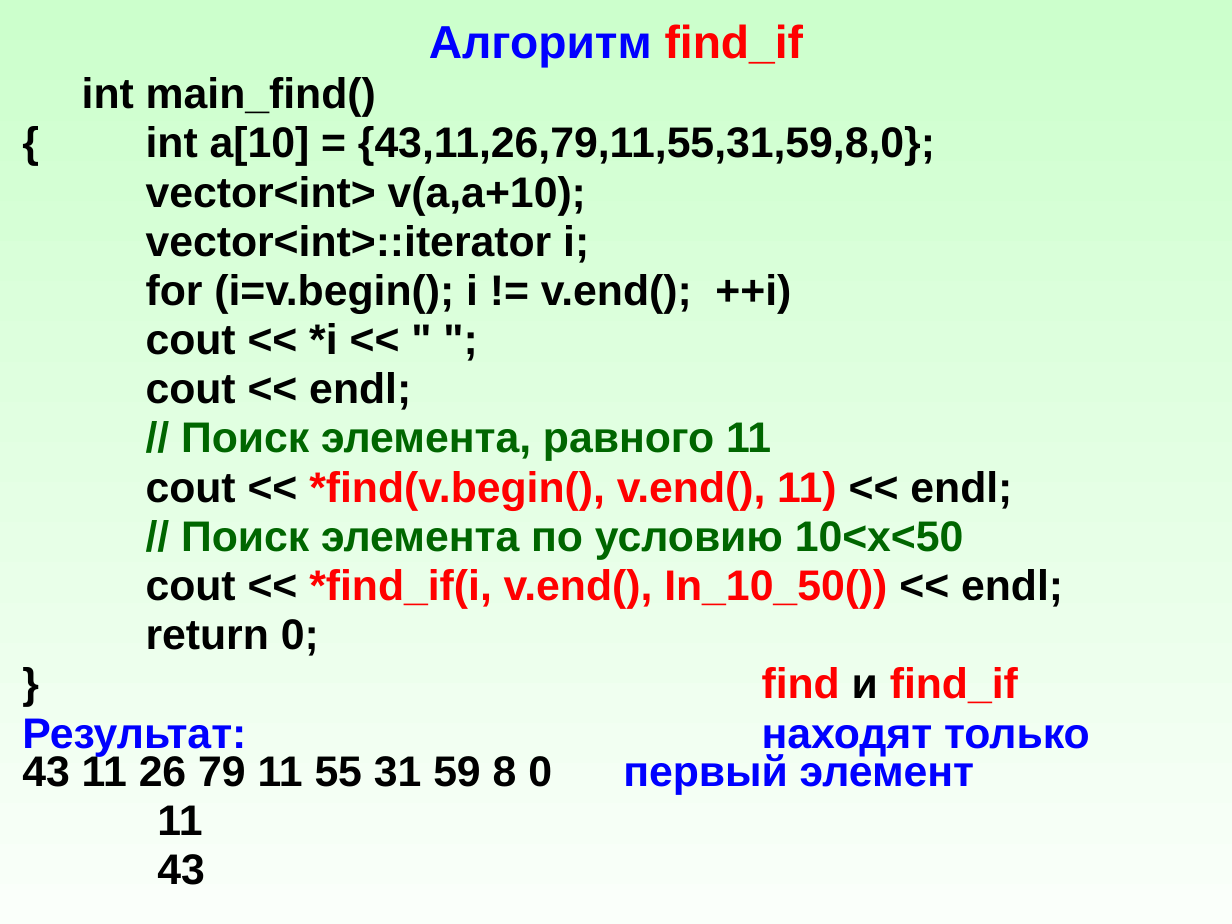
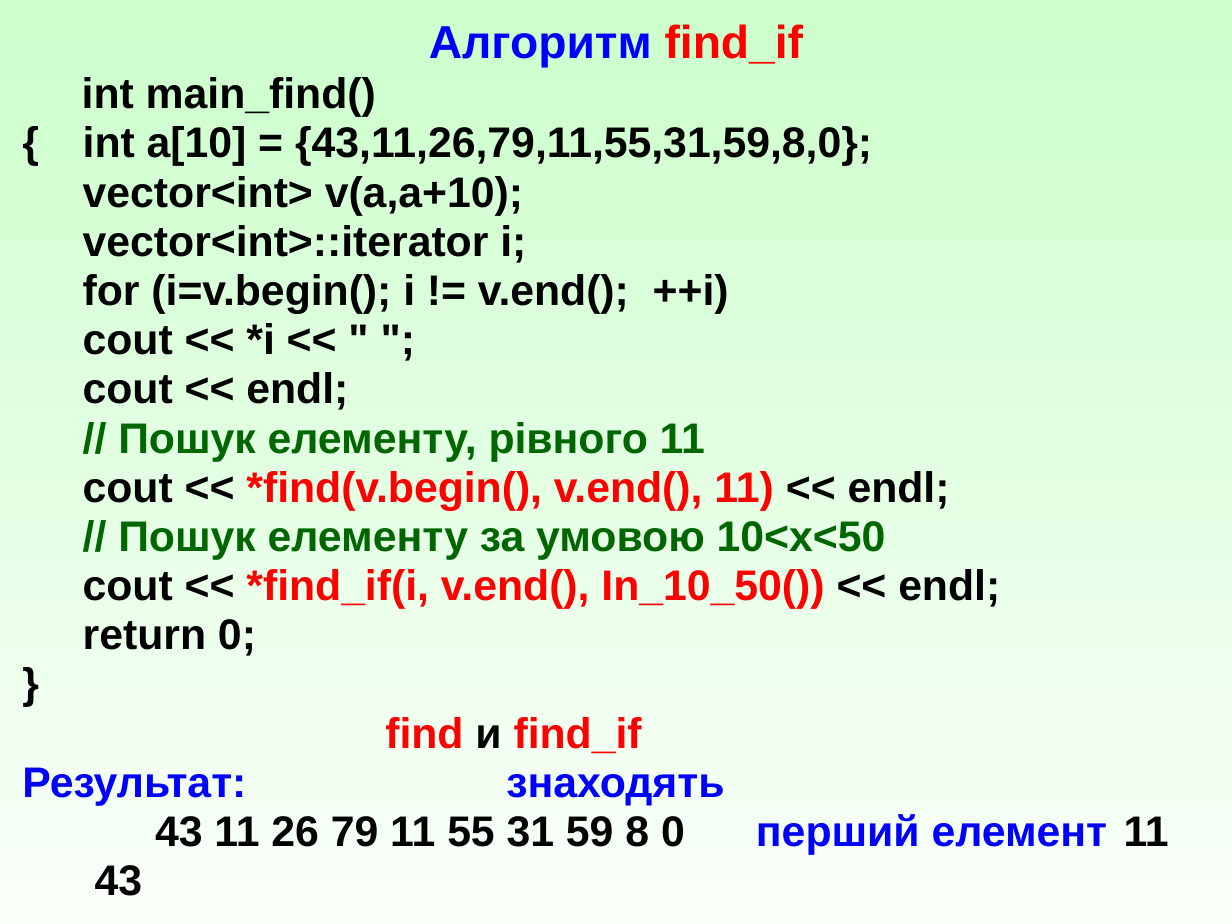
Before and after one commit to mecchmatProjects/CppCourse, a slide deck: slide 16 of Lect12/functorsUkr.ppt. Drawn at 1232x924 pixels with LibreOffice and Linux fonts; fonts in the diff are those of the drawing. Boxes give left, top, right and bottom in pixels: in the first picture for what was removed or moved away, otherwise in the second. Text is boxed around its words. In the diff, an @@ line names an element or a change of style, - is before the commit and + after.

```diff
--- a/Lect12/functorsUkr.ppt
+++ b/Lect12/functorsUkr.ppt
@@ text at [118,422,705,461]: text changed @@
-// Поиск элемента, равного 11
+// Пошук елементу, рівного 11
@@ text at [118,521,886,560]: text changed @@
-// Поиск элемента по условию 10<x<50
+// Пошук елементу за умовою 10<x<50
@@ text at [22,717,1169,855]: text changed @@
-} find и find_if
-Результат: находят только 43 11 26 79 11 55 31 59 8 0 первый элемент
-11
+}
+find и find_if
+Результат: знаходять
+43 11 26 79 11 55 31 59 8 0 перший елемент 11
```
Also in this commit, not shown: 8 other slides changed, 2 other files.
